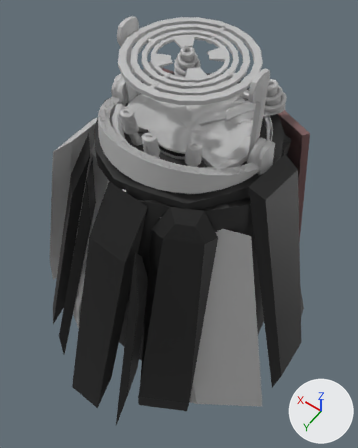
Two versions of the FBX model Import/Tesla/Tesla_Idle_Anim.fbx, one commit apart.
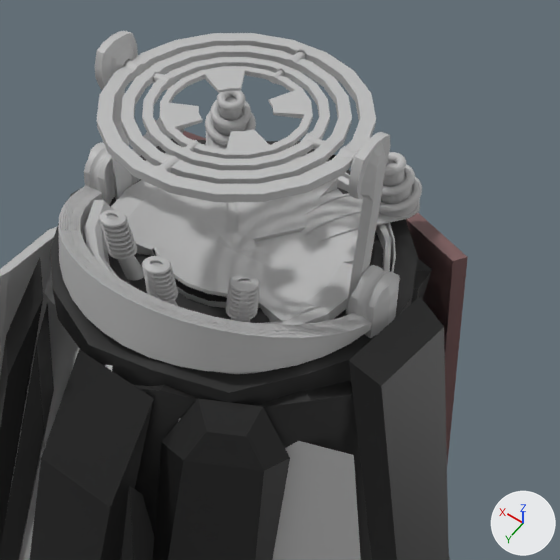
Each version appears first whole from a 50 mm lens placed at (-2.79, 4.12, 7.51), pointed at (0.16, 0.0, 1.03), and next in a close-up on the part from 19% to 100% of the width and 0% to 65% of the height. Arrows for +X, +Y and +Z are at lower right; the lights stay in place. Where no turn or scale is listed for an object, it has been applied to the vertices.

Objects in the first close-up: 'Arms', 'Big_Strut_3', 'Center_Cylinder', 'Disc', 'Dome_Base', 'Ring_1', 'Ring_2', 'Ring_4', 'Section_10', 'Strut_1', 'Strut_5', 'Strut_9'.
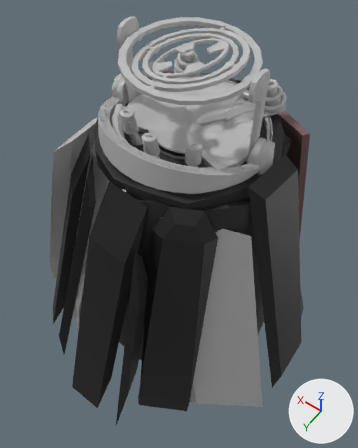
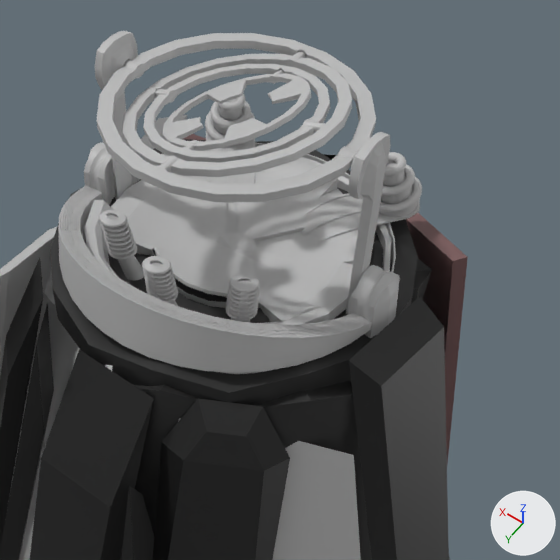
What the commit changed:
Object 'Ring_2' (ob_ring_2) turns from (0, 0, 0) to (0, 0, -10) degrees about x, y and z.
Object 'Ring_4' (ob_ring_4) turns from (0, 0, 0) to (0, 0, -10) degrees about x, y and z.

What differs and where, as boxes (x1, y1, x2, y2) in the close-ups (560 x 560 px):
'Ring_2', turned: before (121, 45, 352, 184); after (122, 51, 352, 177)
'Ring_4', turned: before (160, 66, 313, 159); after (162, 70, 311, 151)
'Ring_3', turned: before (142, 57, 330, 170); after (143, 64, 330, 162)
